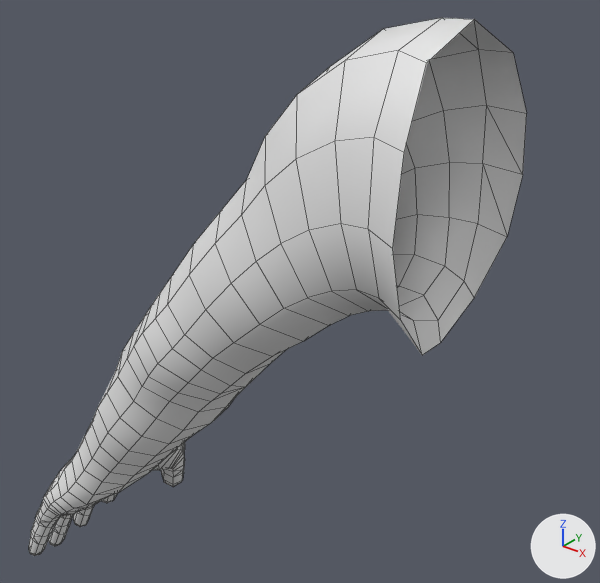
Renders of the FBX model Assets/3Dmodels/3Dmodels_Bodies/3Dmodels_Bodies_Humans/3Dmodels_Bodies_Human_Males/3Dmodel_Body_Human_Male_Normal/3Dmodel_Body_Human_Male_Normal_ArmLeft.fbx from each side of a commit.
Both versions are drawn from a 50 mm camera at (0.072, -0.476, 1.556) aimed at (-0.363, 0.067, 1.219). The lights are fixed; the arrows at lower right show +X, +Y and +Z. The older version comes first. Mesh edges are drawn as thin lines. Where no turn or scale is listed for an object, it has been applied to the vertices.

The first picture shows 'Body_Human_Male_Normal_ArmLeft'.
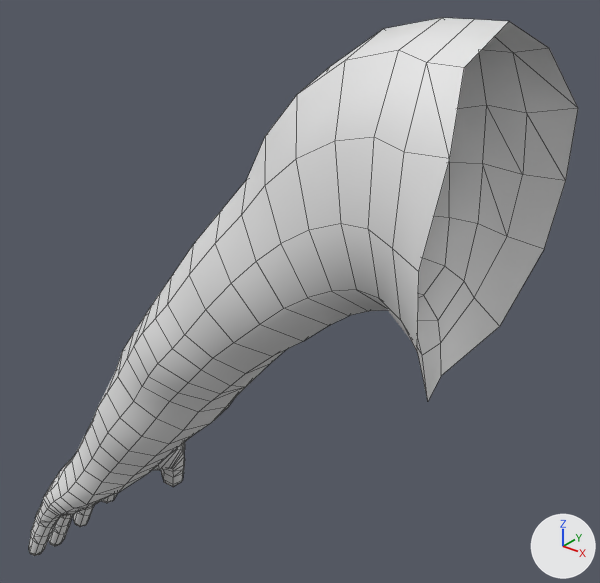
Changed parts and their boxes (x1, y1, x2, y2) in the pictures (600 x 583 px):
```json
{"object": "Body_Human_Male_Normal_ArmLeft", "change": "reshaped", "before": [29, 18, 527, 556], "after": [29, 18, 578, 556], "on screen": "10% wider"}
{"part": 1, "of": "me_body_human_male_normal_armleft", "change": "added", "after": [393, 19, 578, 401]}
```

Scene script edits in JSON lines:
```json
{"block": "me_body_human_male_normal_armleft", "where": "# used by ob_body_human_male_normal_armleft; location = (0.0, 0.0, 0.0)"}
{"op": "remove", "block": "me_body_human_male_normal_armleft", "code": "me_body_human_male_normal_armleft.from_pydata(...)  # 753 vertices, 794 faces; spans x -0.676..-0.16, y -0.096..0.091, z 0.821..1.486"}
{"op": "add", "block": "me_body_human_male_normal_armleft", "code": "me_body_human_male_normal_armleft.from_pydata(...)  # 765 vertices, 809 faces; spans x -0.676..-0.13, y -0.102..0.091, z 0.821..1.487"}
{"block": "me_body_human_male_normal_armleft", "change": "me_body_human_male_normal_armleft part 1"}
{"block": "me_body_human_male_normal_armleft", "change": "12 vertices are added at x -0.171..-0.13, y -0.102..0.091, z 1.238..1.487"}
{"block": "me_body_human_male_normal_armleft", "change": "15 new faces join them"}
```
